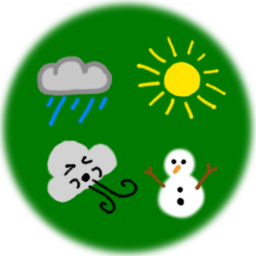
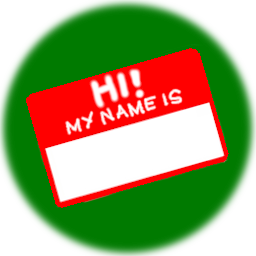
Before/after of a 256px x 256px layered artwork. What changed in the layer stack:
added layer "runner-name-badge" above "runner-freyne-club" over [26, 43, 229, 209]
hid "runner-all-weather-runner-wind" over [36, 35, 227, 221]
